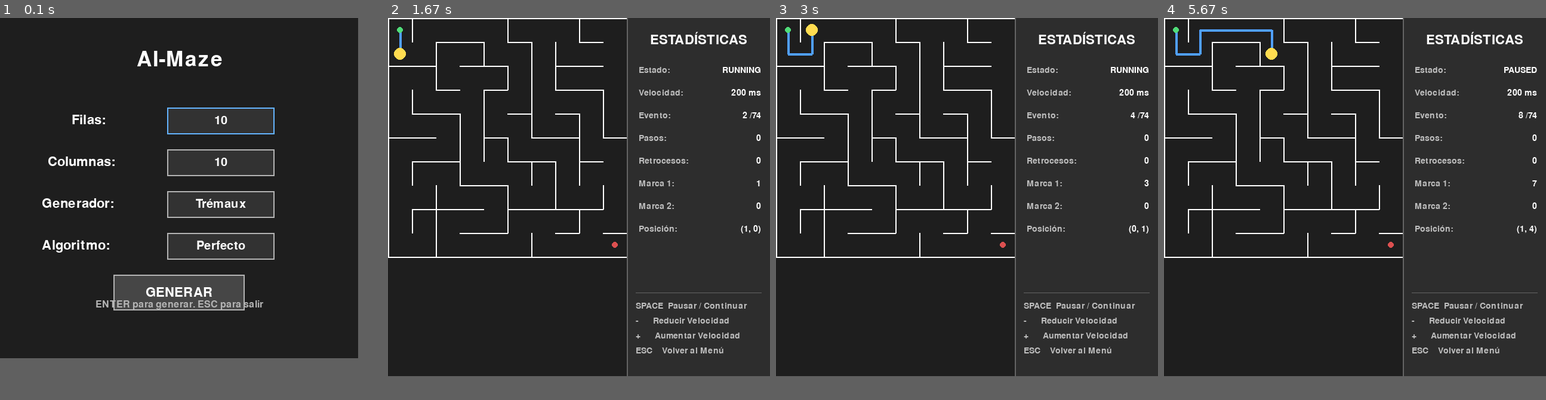
Above: before the commit, frames 1-4 (left to right).
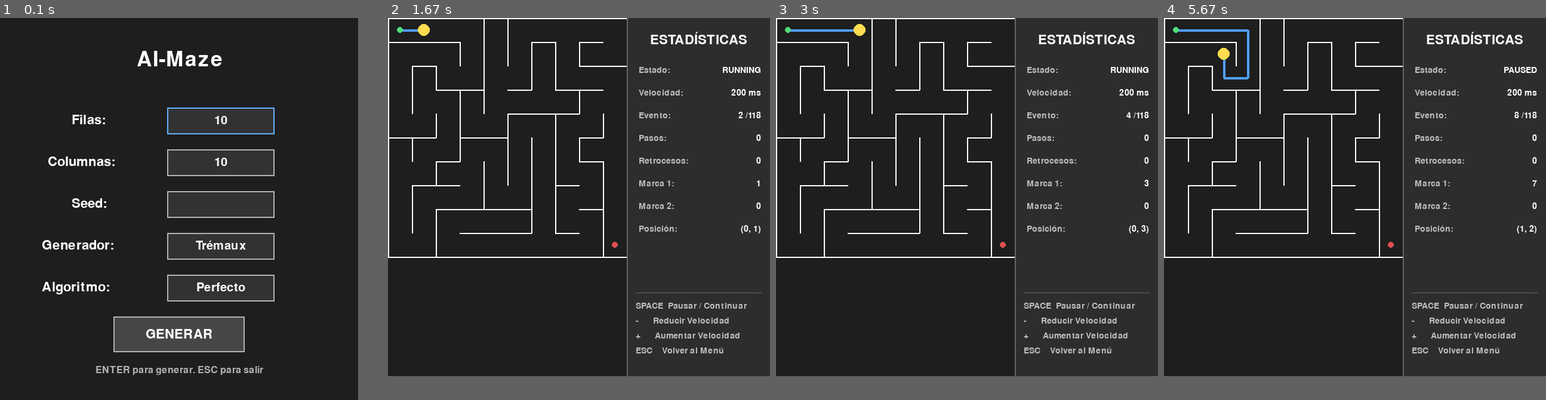
Above: after the commit, the same moments.

Repository: Gontzaa86/ai-maze
Game: pygame game, started from main.py
Same seed, same stepped clock (60 frames per second), same inputs: the game is played once before the commit and once after it.
Inputs:
- Up to frame 1 (0.1 s): no input
- Up to frame 2 (1.67 s): tap Enter at 0.33 s; tap Space at 0.67, 1.07, 1.37, 1.62 s
- Up to frame 3 (3 s): tap Space at 1.95, 2.25, 2.45, 2.75 s; tap - at 2.03 s; tap + at 2.53 s
- Up to frame 4 (5.67 s): tap Space at 3.02, 3.35, 3.65, 3.78, 4.18, 4.48, 4.85, 5.25, 5.55 s; tap - at 3.43, 4.93 s; tap + at 3.87, 5.33 s
In our replay, in frame 1 the window is 600x570 before the commit and 600x640 after it. These sizes can differ from the game's own. Grey fills any space a smaller window leaves; there, only what the larger window draws over its background counts as a difference.

The runs differ from the first frame. In frame 1, 7.0% of the frame differs, in the area x 10-72%, y 47-94%; in frame 2, 1.7%; in frame 3, 1.9%; in frame 4, 2.0%.

Commit message:
Enhance maze generation with seed support; update generators and menu for seed input

Diff:
--- a/generators/cyclic.py
+++ b/generators/cyclic.py
@@ -14,21 +14,22 @@
     category = "classic"
 )
 class CyclicMazeGenerator:
-    def __init__(self, extra_connections: int = 5):
+    def __init__(self, extra_connections: int = 5, seed: int | None = None):
         if extra_connections < 0:
             raise ValueError("El número de conexiones adicionales no puede ser negativo.")
 
         self.extra_connections = extra_connections
+        self.random = random.Random(seed)
 
     def generate(self, rows: int, cols: int) -> Maze:
-        maze = RecursiveBacktrackingGenerator().generate(rows, cols)
+        maze = RecursiveBacktrackingGenerator(rng = self.random).generate(rows, cols)
 
         candidates = self._get_closed_internal_walls(maze)
 
         if self.extra_connections > len(candidates):
             raise ValueError("No hay suficientes paredes internas para crear tantas conexiones.")
 
-        selected = random.sample(candidates, self.extra_connections)
+        selected = self.random.sample(candidates, self.extra_connections)
 
         for current, neighbor in selected:
             maze.remove_wall(current, neighbor)
--- a/generators/recursive_backtracking.py
+++ b/generators/recursive_backtracking.py
@@ -13,6 +13,9 @@
     category = "classic"
 )
 class RecursiveBacktrackingGenerator:
+    def __init__(self, seed: int | None = None, rng: random.Random | None = None):
+        self.random = rng or random.Random(seed) # Generar laberintos mediante semillas. De modo que se genere el mismo siempre
+
     def generate(self, rows: int, cols: int) -> Maze:
         maze = Maze(rows, cols)
 
@@ -32,7 +35,7 @@
                 stack.pop()
                 continue
 
-            neighbor = random.choice(neighbors)
+            neighbor = self.random.choice(neighbors)
 
             maze.remove_wall(current, neighbor)
 
--- a/generators/registry.py
+++ b/generators/registry.py
@@ -104,7 +104,7 @@
     except KeyError as exc:
         raise GeneratorRegistryError(f"Generador desconocido: {name}") from exc
 
-def create_generator(name: str):
+def create_generator(name: str, **kwargs):
     info = get_generator(name)
 
-    return info.generator_class()
+    return info.generator_class(**kwargs)
--- a/main.py
+++ b/main.py
@@ -61,12 +61,12 @@
         if dimensions is None:
             break
 
-        rows, cols, generator_name, solver_name = dimensions
+        rows, cols, generator_name, solver_name, seed = dimensions
 
         print(f"Generador seleccionado: {generator_name}")
         print(f"Algoritmo seleccionado: {solver_name}")
 
-        generator = create_generator(generator_name)
+        generator = create_generator(generator_name, seed = seed)
 
         print("Generando laberinto...")
 
--- a/tests/test_generator.py
+++ b/tests/test_generator.py
@@ -124,3 +124,21 @@
 
         assert maze.rows == rows
         assert maze.cols == cols
+
+def test_same_seed_generates_same_maze():
+    generator_a = RecursiveBacktrackingGenerator(seed=12345)
+    generator_b = RecursiveBacktrackingGenerator(seed=12345)
+
+    maze_a = generator_a.generate(10, 10)
+    maze_b = generator_b.generate(10, 10)
+
+    assert maze_a.grid == maze_b.grid
+
+def test_different_seeds_generate_different_mazes():
+    generator_a = RecursiveBacktrackingGenerator(seed=12345)
+    generator_b = RecursiveBacktrackingGenerator(seed=54321)
+
+    maze_a = generator_a.generate(10, 10)
+    maze_b = generator_b.generate(10, 10)
+
+    assert maze_a.grid != maze_b.grid
--- a/tests/test_generator_registry.py
+++ b/tests/test_generator_registry.py
@@ -102,3 +102,19 @@
 
             def generate(self, rows, cols):
                 return None
+
+def test_create_generator_accepts_kwargs():
+    generator_a = create_generator(
+        "recursive_backtracking",
+        seed=12345
+    )
+
+    generator_b = create_generator(
+        "recursive_backtracking",
+        seed=12345
+    )
+
+    maze_a = generator_a.generate(10, 10)
+    maze_b = generator_b.generate(10, 10)
+
+    assert maze_a.grid == maze_b.grid
--- a/visualization/menu.py
+++ b/visualization/menu.py
@@ -9,7 +9,7 @@
 
     def __init__(self):
         self.width = 600
-        self.height = 570
+        self.height = 640
 
         self.screen = pygame.display.set_mode(
             (self.width, self.height)
@@ -27,13 +27,14 @@
 
         self.rows = "10"
         self.cols = "10"
+        self.seed = "" # Para la generación aleatoria (o no) de laberintos
 
         self.active_field = "rows"
 
         # .Rect --> pygame object for storing rectangular coordinates (left, top, width, height)
         self.rows_rect = pygame.Rect(280, 150, 180, 45)
         self.cols_rect = pygame.Rect(280, 220, 180, 45)
-        self.button_rect = pygame.Rect(190, 430, 220, 60)
+        self.seed_rect = pygame.Rect(280, 290, 180, 45)
 
         self.error_message = ""
 
@@ -43,7 +44,7 @@
         if not self.solvers:
             raise RuntimeError("No hay solvers disponibles.")
 
-        self.solver_rect = pygame.Rect(280, 290, 180, 45)
+        self.solver_rect = pygame.Rect(280, 360, 180, 45)
 
         self.generators = get_generators()
         self.selected_generator = 0
@@ -51,7 +52,9 @@
         if not self.generators:
             raise RuntimeError("No hay generadores disponibles.")
 
-        self.generator_rect = pygame.Rect(280, 360, 180, 45)
+        self.generator_rect = pygame.Rect(280, 430, 180, 45)
+
+        self.button_rect = pygame.Rect(190, 500, 220, 60)
 
     def run(self):
         running = True
@@ -78,6 +81,9 @@
                     elif self.cols_rect.collidepoint(event.pos):
                         self.active_field = "cols"
                         self.error_message = ""
+                    elif self.seed_rect.collidepoint(event.pos):
+                        self.active_field = "seed"
+                        self.error_message = ""
 
                     elif self.button_rect.collidepoint(event.pos):
                         dimensions = self._create_dimensions()
@@ -103,9 +109,12 @@
             if len(self.rows) < 2:
                 self.rows += digit
 
-        else:
+        elif self.active_field == "cols":
             if len(self.cols) < 2:
                 self.cols += digit
+
+        elif self.active_field == "seed":
+            self.seed += digit
 
         self.error_message = ""
 
@@ -113,8 +122,11 @@
         if self.active_field == "rows":
             self.rows = self.rows[:-1]
 
-        else:
+        elif self.active_field == "cols":
             self.cols = self.cols[:-1]
+
+        elif self.active_field == "seed":
+            self.seed = self.seed[:-1]
 
         self.error_message = ""
 
@@ -140,7 +152,12 @@
             )
             return None
 
-        return rows, cols, self._get_selected_generator(), self._get_selected_solver()
+        seed = None
+
+        if self.seed.strip():
+            seed = int(self.seed)
+
+        return rows, cols, self._get_selected_generator(), self._get_selected_solver(), seed
 
     def _draw(self):
         self.screen.fill((30, 30, 30))
@@ -148,12 +165,14 @@
         self._draw_title()
         self._draw_label("Filas:", 120, 160)
         self._draw_label("Columnas:", 80, 230)
+        self._draw_label("Seed:", 120, 300)
         self._draw_input(self.rows_rect, self.rows, self.active_field == "rows")
         self._draw_input(self.cols_rect, self.cols, self.active_field == "cols")
+        self._draw_input(self.seed_rect, self.seed, self.active_field == "seed")
         self._draw_button()
-        self._draw_label("Generador:", 70, 300)
+        self._draw_label("Generador:", 70, 370)
         self._draw_generator_selector()
-        self._draw_label("Algoritmo:", 70, 370)
+        self._draw_label("Algoritmo:", 70, 440)
         self._draw_solver_selector()
 
         if self.error_message:
@@ -198,7 +217,7 @@
     def _draw_error(self):
         text = self.info_font.render(self.error_message, True, (255, 120, 120))
 
-        rect = text.get_rect(center=(self.width // 2, 455))
+        rect = text.get_rect(center=(self.width // 2, 550))
 
         self.screen.blit(text, rect)
 
@@ -208,7 +227,7 @@
             True, (180, 180, 180)
         )
 
-        rect = text.get_rect(center = (self.width // 2 , 480))
+        rect = text.get_rect(center = (self.width // 2 , 590))
 
         self.screen.blit(text, rect)
 
